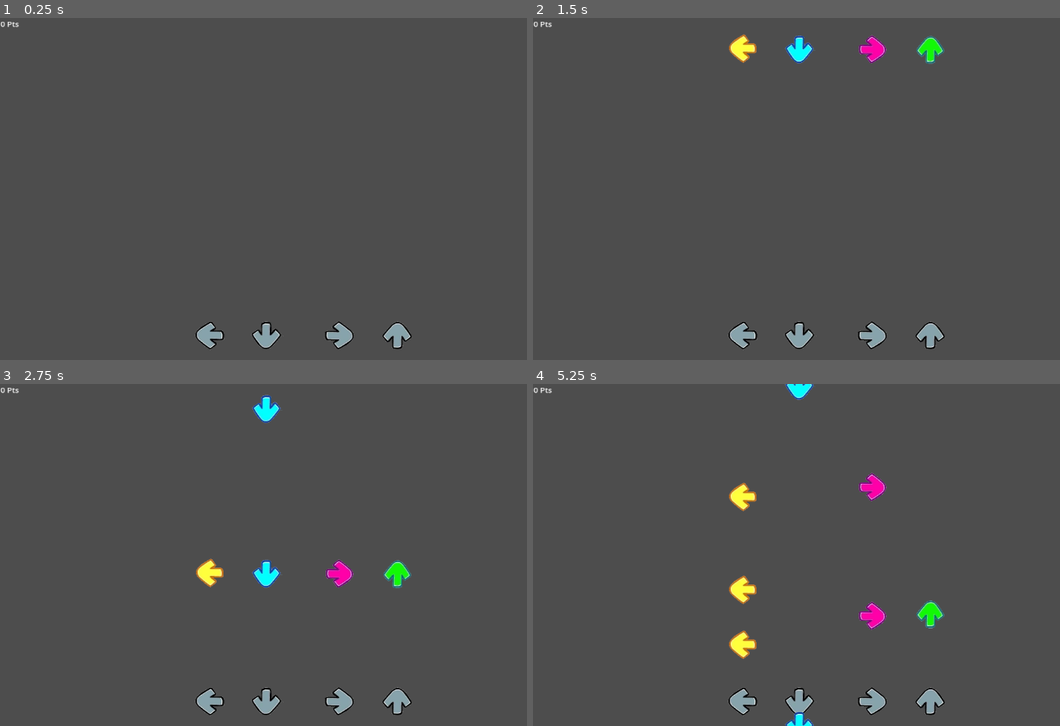
Above: before the commit, frames 1-4 (two rows, left to right).
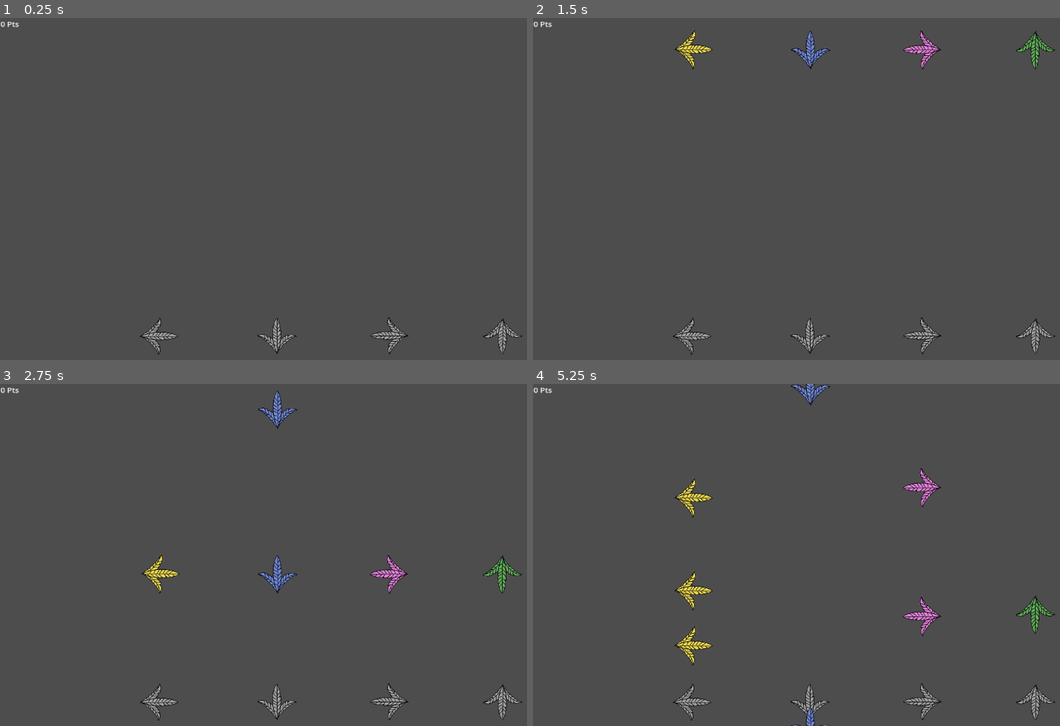
Above: after the commit, the same moments.

Repository: Kommie-O/singing-birds
Game: Godot game, scene res://Niveles/game_level.tscn
The game is run twice, just before and just after one commit, with the same random seed, the same clock (stepped at 60 frames per second) and the same inputs. The project has no main scene, so this scene is started directly.
Inputs:
- Up to frame 1 (0.25 s): no input
- Up to frame 2 (1.5 s): tap Enter at 0.5 s
- Up to frame 3 (2.75 s): no input
- Up to frame 4 (5.25 s): no input

The runs differ from the first frame. In frame 1, 1.5% of the frame differs, in the area x 26-100%, y 87-99%; in frame 2, 3.3%; in frame 3, 3.7%; in frame 4, 4.9%, in the area x 26-100%, y 0-100%.

Commit message:
Cosas Agregadas
- Flechas
- Error de Null PRESUNTAMENTE arreglado
- Texto

Diff:
--- a/Niveles/game_level.tscn
+++ b/Niveles/game_level.tscn
@@ -8,31 +8,31 @@
 [node name="Camera2D" type="Camera2D" parent="."]
 
 [node name="KeyListeners" parent="." instance=ExtResource("1_2y6cm")]
-position = Vector2(-180, 280)
-scale = Vector2(1.059, 1)
+position = Vector2(-275, 270)
+scale = Vector2(0.4, 0.372)
 hframes = 4
 vframes = 3
 key_name = "button_A"
 
 [node name="KeyListeners2" parent="." instance=ExtResource("1_2y6cm")]
-position = Vector2(-70, 280)
-scale = Vector2(1.067, 1)
+position = Vector2(-49, 270)
+scale = Vector2(0.4, 0.375)
 hframes = 4
 vframes = 3
 frame = 1
 key_name = "button_S"
 
 [node name="KeyListeners3" parent="." instance=ExtResource("1_2y6cm")]
-position = Vector2(180, 280)
-scale = Vector2(1.067, 1)
+position = Vector2(379.316, 270)
+scale = Vector2(0.4, 0.372)
 hframes = 4
 vframes = 3
 frame = 2
 key_name = "button_F"
 
 [node name="KeyListeners4" parent="." instance=ExtResource("1_2y6cm")]
-position = Vector2(70, 280)
-scale = Vector2(1.067, 1)
+position = Vector2(165, 270)
+scale = Vector2(0.4, 0.375)
 hframes = 4
 vframes = 3
 frame = 3
--- a/Objetos/falling_key.gd
+++ b/Objetos/falling_key.gd
@@ -15,7 +15,7 @@
 
 
 	if global_position.y > pass_threshold and not $Timer.is_stopped():
-		# print ($Timer.wait_time - $Timer.time_left)
+		print ($Timer.wait_time - $Timer.time_left)
 		$Timer.stop()
 		has_passed = true
 
--- a/Objetos/falling_key.tscn
+++ b/Objetos/falling_key.tscn
@@ -1,10 +1,11 @@
 [gd_scene load_steps=3 format=3 uid="uid://bm16onstyj18k"]
 
-[ext_resource type="Texture2D" uid="uid://chwquhfwt1a6c" path="res://Arte/arrows.webp" id="1_ma3dc"]
+[ext_resource type="Texture2D" uid="uid://cs2ups5plsb5p" path="res://Arte/flechas (1).webp" id="1_14wjf"]
 [ext_resource type="Script" path="res://Objetos/falling_key.gd" id="2_oyvrl"]
 
 [node name="Control" type="Sprite2D"]
-texture = ExtResource("1_ma3dc")
+scale = Vector2(0.4, 0.4)
+texture = ExtResource("1_14wjf")
 hframes = 4
 vframes = 3
 frame = 4
--- a/Objetos/key_listeners.gd
+++ b/Objetos/key_listeners.gd
@@ -1,6 +1,7 @@
 extends Sprite2D
 
 @onready var falling_key = preload("res://Objetos/falling_key.tscn")
+@onready var score_text = preload("res://Objetos/score_text.tscn")
 @export var key_name: String = ""
 
 var falling_key_queue = []
@@ -30,22 +31,36 @@
 		# Si la apretaron, calcular distancie
 		if Input.is_action_just_pressed(key_name):
 			var key_to_pop = falling_key_queue.pop_front()
+			if key_to_pop != null:
+				var distace_from_pass = abs(key_to_pop.pass_threshold - key_to_pop.global_position.y)
+				if distace_from_pass !=null:
+					if distace_from_pass < perfect_press_threshold:
+						Senales.IncrementScore.emit(perfect_press_score)
+					elif distace_from_pass < great_press_threshold:
+						Senales.IncrementScore.emit (great_press_score)
+					elif distace_from_pass < good_pres_threshold:
+						Senales.IncrementScore.emit (good_press_score)
+					elif distace_from_pass < ok_press_threshold:
+						Senales.IncrementScore.emit (ok_press_score)
+					else:
+						pass
 
-			var distace_from_pass = abs(key_to_pop.pass_threshold - key_to_pop.global_position.y)
 
-			if distace_from_pass < perfect_press_threshold:
-				Senales.IncrementScore.emit(perfect_press_score)
-			elif distace_from_pass < great_press_threshold:
-				Senales.IncrementScore.emit (great_press_score)
-			elif distace_from_pass < good_pres_threshold:
-				Senales.IncrementScore.emit (good_press_score)
-			elif distace_from_pass < ok_press_threshold:
-				Senales.IncrementScore.emit (ok_press_score)
-			else:
-				pass
+
+
+
+
+
+
+
+
 
 
 			key_to_pop.queue_free()
+
+			var st_inst = score_text.instantiate()
+			get_tree().get_root().call_deferred("add_child", st_inst)
+			st_inst.global_position = global_position
 
 func CreateFallingKey():
 	var Fk_inst = falling_key.instantiate()
--- a/Objetos/key_listeners.tscn
+++ b/Objetos/key_listeners.tscn
@@ -1,11 +1,12 @@
 [gd_scene load_steps=3 format=3 uid="uid://waarksxb61qx"]
 
-[ext_resource type="Texture2D" uid="uid://chwquhfwt1a6c" path="res://Arte/arrows.webp" id="1_tcyjr"]
+[ext_resource type="Texture2D" uid="uid://cs2ups5plsb5p" path="res://Arte/flechas (1).webp" id="1_sc3li"]
 [ext_resource type="Script" path="res://Objetos/key_listeners.gd" id="2_niuhl"]
 
 [node name="KeyListeners" type="Sprite2D"]
-position = Vector2(721, 360)
-texture = ExtResource("1_tcyjr")
+position = Vector2(856, 259)
+scale = Vector2(0.39, 0.375)
+texture = ExtResource("1_sc3li")
 script = ExtResource("2_niuhl")
 
 [node name="RandomSpawnTimer" type="Timer" parent="."]
--- /dev/null
+++ b/Objetos/score_text.gd
@@ -0,0 +1,11 @@
+extends Control
+
+
+# Called when the node enters the scene tree for the first time.
+func _ready() -> void:
+	pass # Replace with function body.
+
+
+# Called every frame. 'delta' is the elapsed time since the previous frame.
+func _process(delta):
+	pass
--- /dev/null
+++ b/Objetos/score_text.tscn
@@ -0,0 +1,110 @@
+[gd_scene load_steps=6 format=3 uid="uid://b17ik6sfqyf7h"]
+
+[ext_resource type="Script" path="res://Objetos/score_text.gd" id="1_dn06m"]
+[ext_resource type="FontFile" uid="uid://dfy5yijwwuesr" path="res://Arte/VTCFuzzypunkyslippers.ttf" id="2_aar7p"]
+
+[sub_resource type="Animation" id="Animation_mrp0v"]
+resource_name = "Fall"
+length = 0.24
+tracks/0/type = "value"
+tracks/0/imported = false
+tracks/0/enabled = true
+tracks/0/path = NodePath("RichTextLabel:modulate")
+tracks/0/interp = 1
+tracks/0/loop_wrap = true
+tracks/0/keys = {
+"times": PackedFloat32Array(0, 0.233333),
+"transitions": PackedFloat32Array(1, 1),
+"update": 0,
+"values": [Color(1, 1, 1, 0.984314), Color(1, 1, 1, 0)]
+}
+tracks/1/type = "value"
+tracks/1/imported = false
+tracks/1/enabled = true
+tracks/1/path = NodePath("RichTextLabel:position")
+tracks/1/interp = 1
+tracks/1/loop_wrap = true
+tracks/1/keys = {
+"times": PackedFloat32Array(0, 0.233333),
+"transitions": PackedFloat32Array(1, 1),
+"update": 0,
+"values": [Vector2(0, 1), Vector2(0, 10)]
+}
+tracks/2/type = "method"
+tracks/2/imported = false
+tracks/2/enabled = true
+tracks/2/path = NodePath(".")
+tracks/2/interp = 1
+tracks/2/loop_wrap = true
+tracks/2/keys = {
+"times": PackedFloat32Array(0.233333),
+"transitions": PackedFloat32Array(1),
+"values": [{
+"args": [],
+"method": &"queue_free"
+}]
+}
+
+[sub_resource type="Animation" id="Animation_wuc5e"]
+length = 0.001
+tracks/0/type = "value"
+tracks/0/imported = false
+tracks/0/enabled = true
+tracks/0/path = NodePath("RichTextLabel:modulate")
+tracks/0/interp = 1
+tracks/0/loop_wrap = true
+tracks/0/keys = {
+"times": PackedFloat32Array(0),
+"transitions": PackedFloat32Array(1),
+"update": 0,
+"values": [Color(1, 1, 1, 1)]
+}
+tracks/1/type = "value"
+tracks/1/imported = false
+tracks/1/enabled = true
+tracks/1/path = NodePath("RichTextLabel:position")
+tracks/1/interp = 1
+tracks/1/loop_wrap = true
+tracks/1/keys = {
+"times": PackedFloat32Array(0),
+"transitions": PackedFloat32Array(1),
+"update": 0,
+"values": [Vector2(0, 1)]
+}
+
+[sub_resource type="AnimationLibrary" id="AnimationLibrary_8pr7a"]
+_data = {
+"Fall": SubResource("Animation_mrp0v"),
+"RESET": SubResource("Animation_wuc5e")
+}
+
+[node name="ScoreText" type="Control"]
+layout_mode = 3
+anchors_preset = 15
+anchor_right = 1.0
+anchor_bottom = 1.0
+offset_top = 2.0
+offset_bottom = 2.0
+grow_horizontal = 2
+grow_vertical = 2
+script = ExtResource("1_dn06m")
+
+[node name="RichTextLabel" type="RichTextLabel" parent="."]
+layout_mode = 0
+offset_top = 1.0
+offset_right = 179.0
+offset_bottom = 30.0
+theme_override_colors/default_color = Color(0.772549, 0.513726, 0.00392157, 1)
+theme_override_colors/font_outline_color = Color(0, 0, 0, 1)
+theme_override_constants/outline_size = 1
+theme_override_fonts/normal_font = ExtResource("2_aar7p")
+theme_override_font_sizes/normal_font_size = 28
+bbcode_enabled = true
+text = "[center]PERFECTO![/center]"
+scroll_active = false
+
+[node name="AnimationPlayer" type="AnimationPlayer" parent="."]
+libraries = {
+"": SubResource("AnimationLibrary_8pr7a")
+}
+autoplay = "Fall"
--- a/project.godot
+++ b/project.godot
@@ -22,7 +22,7 @@
 
 button_A={
 "deadzone": 0.5,
-"events": [null, Object(InputEventKey,"resource_local_to_ …(259 unchanged characters)…
+"events": [Object(InputEventKey,"resource_local_to_ …(259 unchanged characters)…
 ]
 }
 button_S={
Binary file added: Arte/Argentina Austral_ free promo.ttf
Not shown, added: Arte/Argentina Austral_ free promo.ttf.import
Binary file added: Arte/Argentina.ttf
Not shown, added: Arte/Argentina.ttf.import
Binary file added: Arte/Beautify Script.otf
Not shown, added: Arte/Beautify Script.otf.import
Binary file added: Arte/Bulgaria Dreams Italic.ttf
Not shown, added: Arte/Bulgaria Dreams Italic.ttf.import
Binary file added: Arte/Octin Vintage B Rg.otf
Not shown, added: Arte/Octin Vintage B Rg.otf.import
Binary file added: Arte/VTCFuzzypunkyslippers.ttf
Not shown, added: Arte/VTCFuzzypunkyslippers.ttf.import
(and 4 more such lines)
